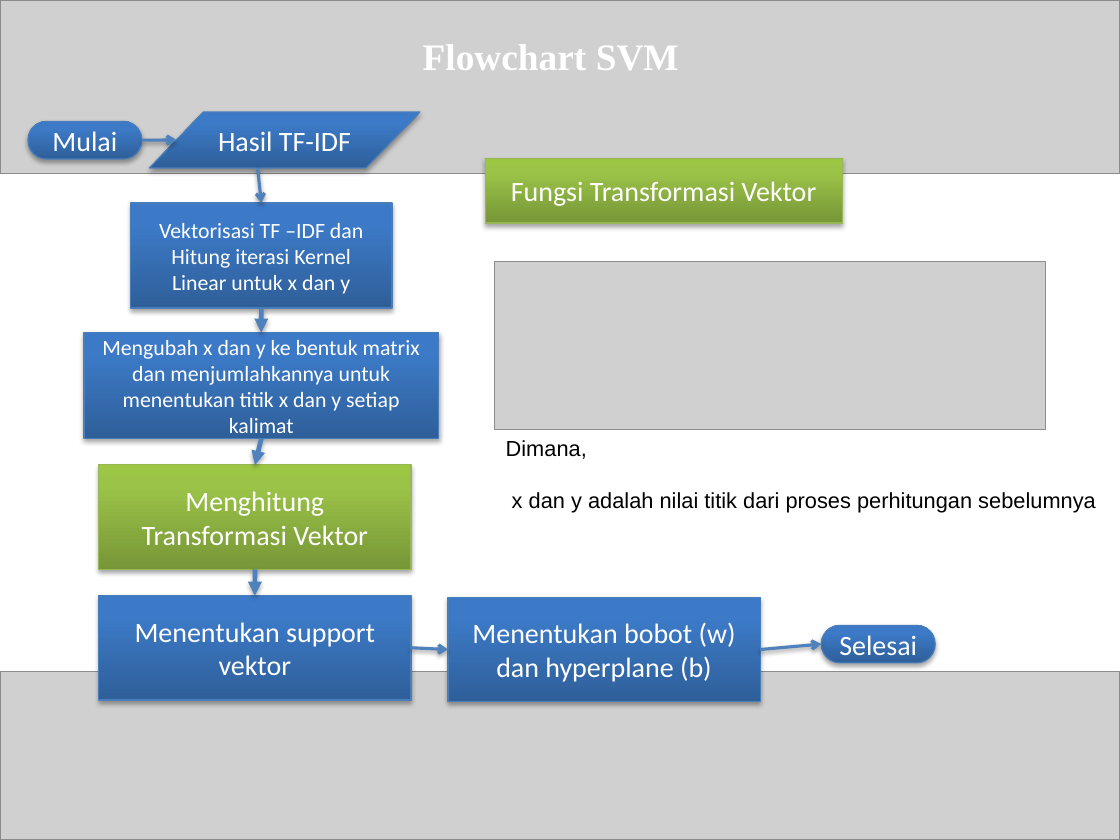
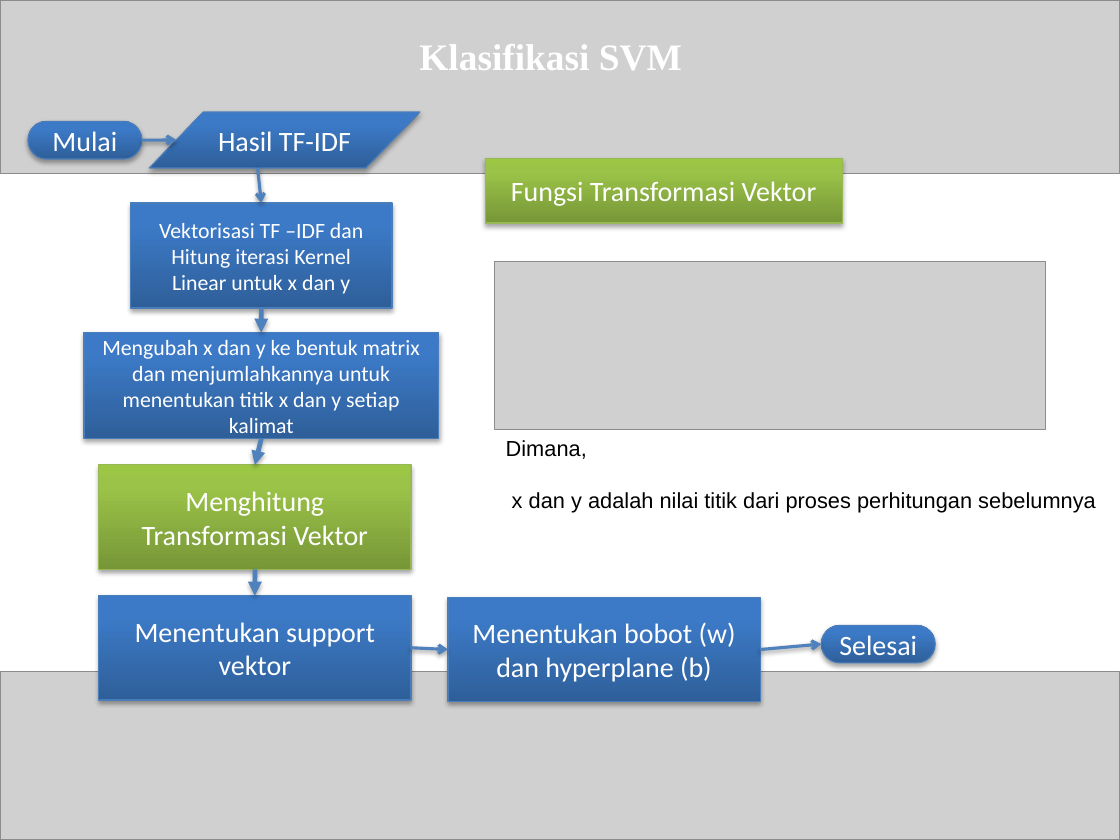
Before and after one commit to mzbudi/skripsi_roni, a slide deck: slide 10 of Sidang-Skripsi.pptx. Drawn at 1120x840 pixels with LibreOffice and Linux fonts; fonts in the diff are those of the drawing; grey boxes stand for pictures. Boxes give left, top, right and bottom in pixels: in the first picture for what was removed or moved away, otherwise in the second. Text is boxed around its words. In the diff, an @@ line names an element or a change of style, - is before the commit and + after.

```diff
--- a/Sidang-Skripsi.pptx
+++ b/Sidang-Skripsi.pptx
@@ text at [419, 44, 682, 70]: text changed @@
-Flowchart SVM
+Klasifikasi SVM
```
Also in this commit, not shown: 1 other slide changed, 12 other files.
